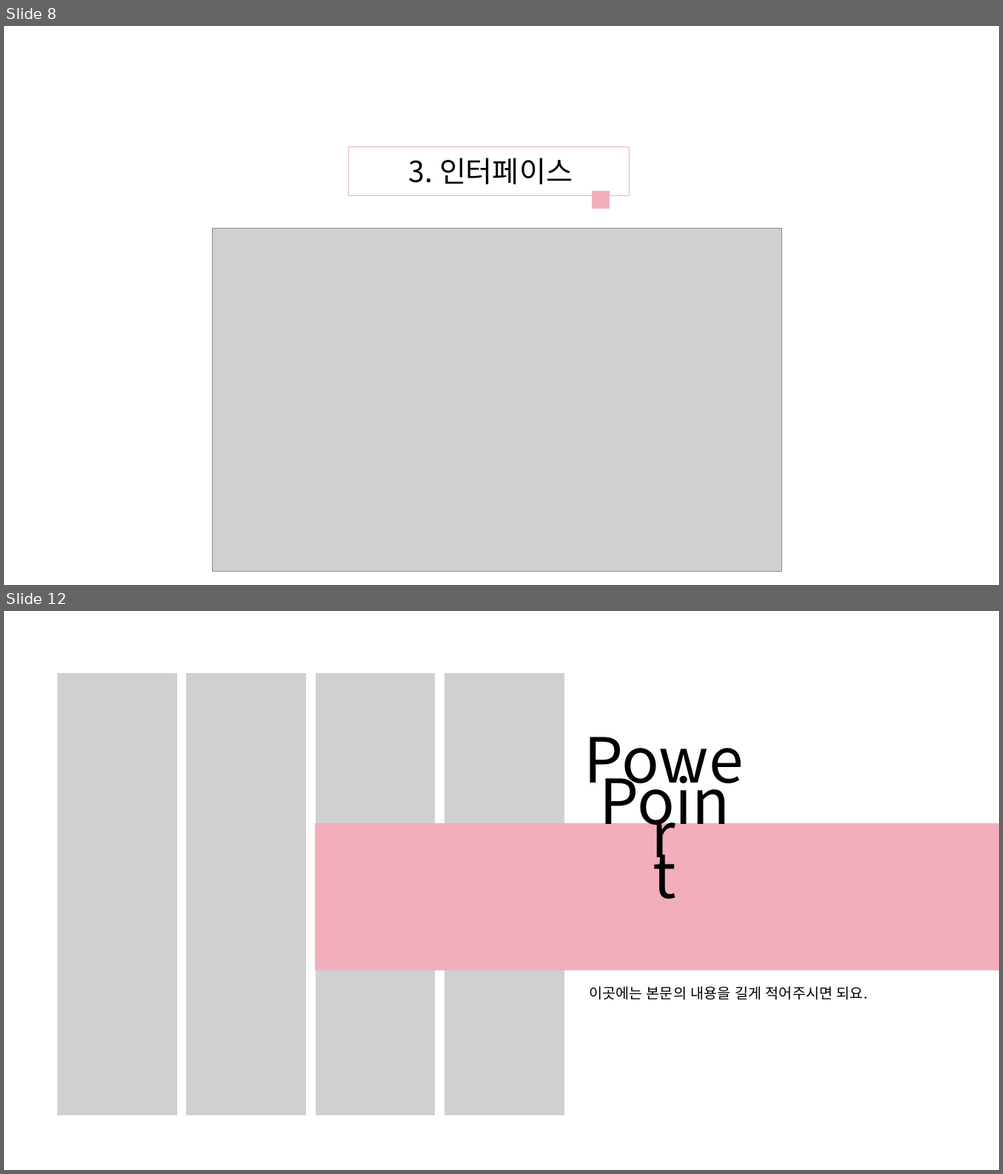
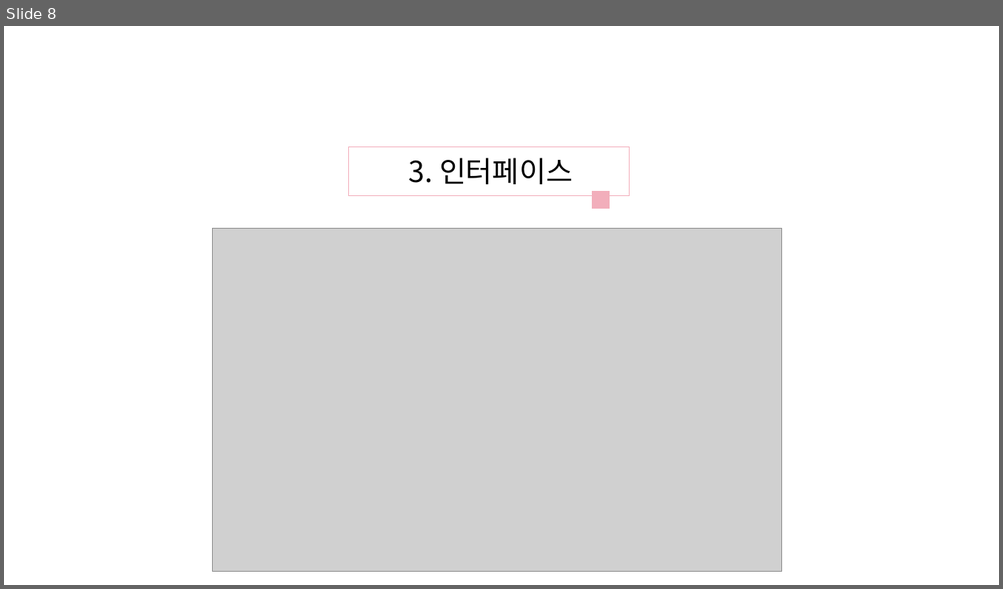
Before and after one commit to bluesky0960/KookMiNi, a slide deck: 오픈소스 기획서ver.1.pptx. Shown one above the other, each under a label of ours: slides 8 and 12 before the commit, slide 8 after it; the slides between them are not shown. The pictures are 1003x1174 and 1003x589 pixels, drawn with LibreOffice and Linux fonts; fonts in the diff are those of the drawing; grey boxes stand for pictures. Boxes give left, top, right and bottom in pixels: in the first picture for what was removed or moved away, otherwise in the second. Text is boxed around its words. In the diff, an @@ line names an element or a change of style, - is before the commit and + after.

```diff
--- a/오픈소스 기획서ver.1.pptx
+++ b/오픈소스 기획서ver.1.pptx
@@ slide 12 removed at <box>4,611,999,1170</box>, background #FFFFFF @@
@@ picture removed at <box>4,611,691,1147</box> @@
@@ freeform shape removed at <box>4,611,999,1170</box> @@
@@ text removed at <box>569,718,757,799</box> @@
-Power
@@ text removed at <box>584,759,744,840</box> @@
-Point
@@ rectangle removed at <box>315,823,999,970</box> @@
@@ text removed at <box>589,986,868,1000</box> @@
-이곳에는 본문의 내용을 길게 적어주시면 되요.
```
Also in this commit, not shown: 2 slides changed, 5 slides added, 8 other slides removed, 1 other file.
